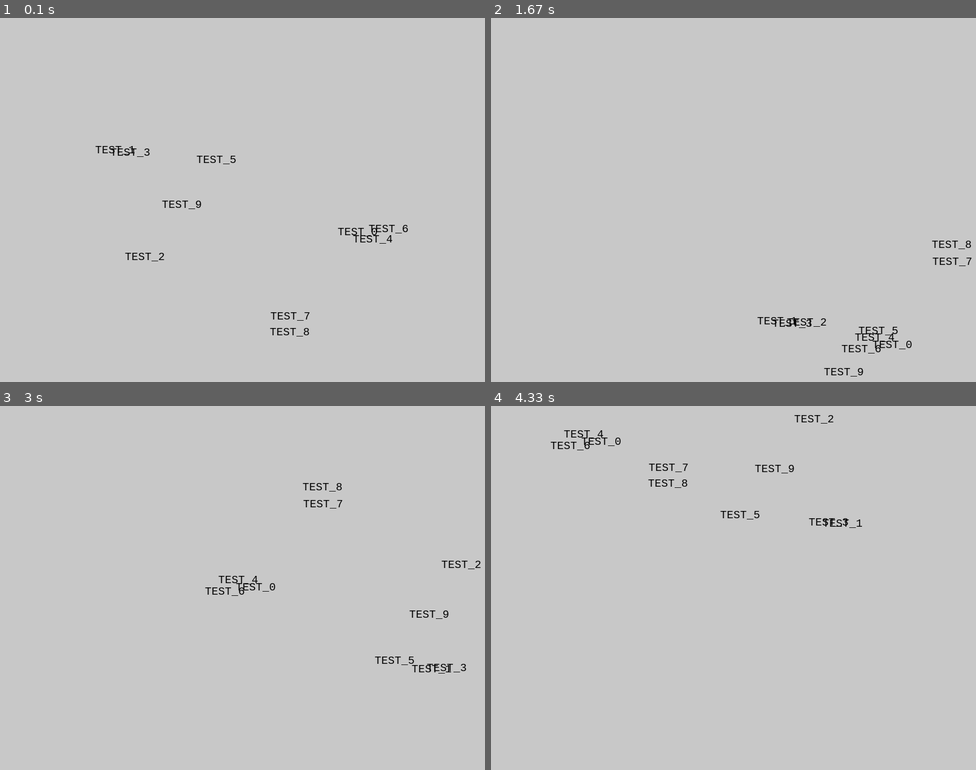
Above: before the commit, frames 1-4 (two rows, left to right).
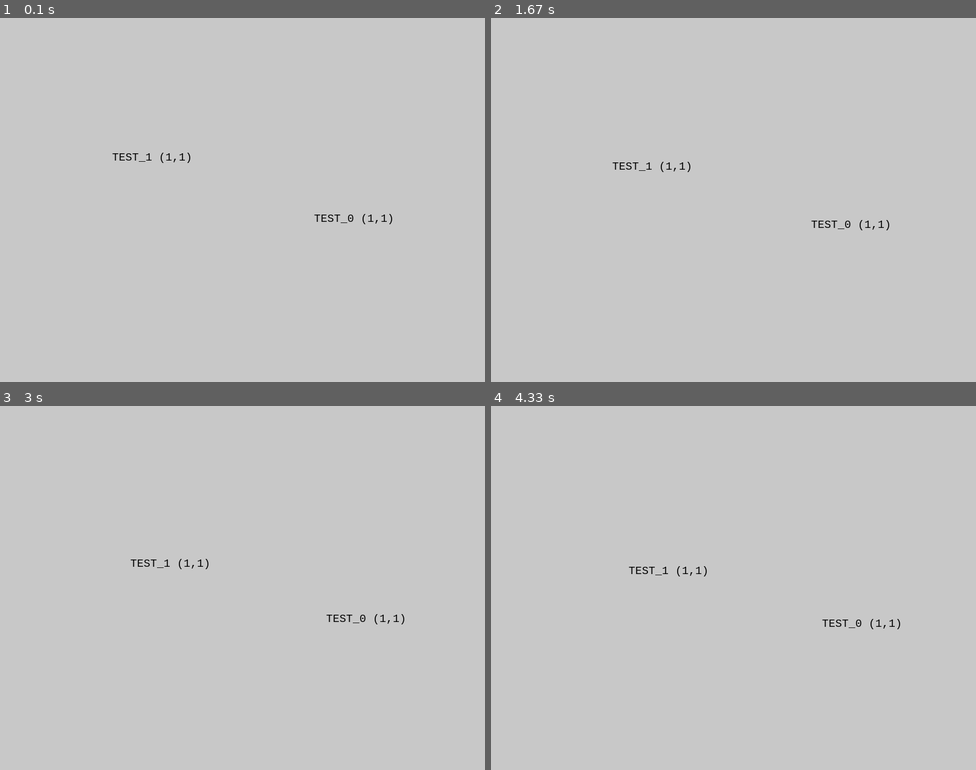
Above: after the commit, the same moments.

Repository: BlackGn0m/PyGameLearn
Game: pygame game, started from TestSpriteAndGroup.py
Same seed, same stepped clock (60 frames per second), same inputs: the game is played once before the commit and once after it.
Inputs:
- Up to frame 1 (0.1 s): no input
- Up to frame 2 (1.67 s): tap Space at 0.33, 0.73, 1.03, 1.23, 1.57 s
- Up to frame 3 (3 s): tap Space at 1.87, 2.07, 2.37, 2.63, 2.97 s
- Up to frame 4 (4.33 s): tap Space at 3.27, 3.4, 3.8, 4.1 s

The runs differ from the first frame. In frame 1, 0.8% of the frame differs, in the area x 19-85%, y 35-88%; in frame 2, 0.8%; in frame 3, 0.8%, in the area x 26-100%, y 21-74%; in frame 4, 0.8%.

Commit message:
Method DetectCollision requires improvement

Diff:
--- a/TestSpriteAndGroup.py
+++ b/TestSpriteAndGroup.py
@@ -5,22 +5,39 @@
 BASE_HEIGHT = 600
 
 
+def isPositiv(x):
+    if x >= 0:
+        return 1
+    else:
+        return 0
+
+
 class TestSprite(pygame.sprite.Sprite):
     def __init__(self, x, y, dx, dy, text='test sprite'):
         pygame.sprite.Sprite.__init__(self)
         self._dx = dx
         self._dy = dy
+        self._text = text
+        self._buildTxt(x, y)
+
+    def _buildTxt(self, x, y):
         font = pygame.font.SysFont('Consolas', 20)
-        self.image = font.render(text, True, (0, 0, 0))
+        txt = f'{self._text} ({isPositiv(self._dx)},{isPositiv(self._dy)})'
+        self.image = font.render(txt, True, (0, 0, 0))
         self.rect = self.image.get_rect(topleft=(x, y))
 
     def update(self):
+        rbt = False
         if self.rect.x + self._dx < 0 or \
                 (self.rect.x + self.rect.width) + self._dx > BASE_WIDTH:
             self._dx *= -1
+            rbt = True
         if self.rect.y + self._dy < 0 or \
                 (self.rect.y + self.rect.height) + self._dy > BASE_HEIGHT:
             self._dy *= -1
+            rbt = True
+        if rbt:
+            self._buildTxt(self.rect.x, self.rect.y)
         self.rect.x += self._dx
         self.rect.y += self._dy
 
@@ -32,14 +49,60 @@
     def speed(self, newvalue):
         self._dx = newvalue[0]
         self._dy = newvalue[1]
+        self._buildTxt(self.rect.x, self.rect.y)
+
+    def invertDx(self):
+        self._dx = -self._dx
+        self._buildTxt(self.rect.x, self.rect.y)
+
+    def invertDy(self):
+        self._dy = -self._dy
+        self._buildTxt(self.rect.x, self.rect.y)
 
 
 def detectCollision(group):
+    # processed = []
     for sp in group:
         collist = pygame.sprite.spritecollide(sp, group, False)
         for cs in collist:
             if cs is sp:
                 continue
+            # RightBottom (LeftToRight or TopToBottom)
+            if cs.rect.collidepoint(sp.rect.right, sp.rect.bottom):
+                if abs(cs.rect.left - sp.rect.right) > abs(
+                        cs.rect.top - sp.rect.bottom):  # LeftToRight
+                    sp.invertDx()
+                    continue
+                else:  # TopToBottom
+                    sp.invertDy()
+                    continue
+            # RightTop (LeftToRight or BottomToTop)
+            if cs.rect.collidepoint(sp.rect.right, sp.rect.top):
+                if abs(cs.rect.left - sp.rect.right) > abs(
+                        cs.rect.bottom - sp.rect.top):  # LeftToRight
+                    sp.invertDx()
+                    continue
+                else:  # BottomToTop
+                    sp.invertDy()
+                    continue
+            # LeftTop (RightToLeft or BottomToTop)
+            if cs.rect.collidepoint(sp.rect.left, sp.rect.top):
+                if abs(cs.rect.right - sp.rect.left) > abs(
+                        cs.rect.bottom - sp.rect.top):  # RightToLeft
+                    sp.invertDx()
+                    continue
+                else:  # BottomToTop
+                    sp.invertDy()
+                    continue
+            # LeftBottom (RightToLeft or TopToBottom)
+            if cs.rect.collidepoint(sp.rect.left, sp.rect.bottom):
+                if abs(cs.rect.right - sp.rect.left) > abs(
+                        cs.rect.top - sp.rect.bottom):  # RightToLeft
+                    sp.invertDx()
+                    continue
+                else:  # TopToBottom
+                    sp.invertDy()
+                    continue
 
     pass
 
@@ -50,10 +113,10 @@
     pygame.display.set_caption('Sprite and Group test')
     clock = pygame.time.Clock()
     sg = pygame.sprite.Group()
-    for i in range(10):
-        x = random.randint(100, BASE_WIDTH - 100)
-        y = random.randint(100, BASE_HEIGHT - 100)
-        ts = TestSprite(x, y, 3, 3, f'TEST_{i}')
+    for i in range(2):
+        x = random.randint(150, BASE_WIDTH - 150)
+        y = random.randint(150, BASE_HEIGHT - 150)
+        ts = TestSprite(x, y, i+2, i+2, f'TEST_{i}')
         sg.add(ts)
 
     while True:
@@ -61,13 +124,18 @@
             if event.type == pygame.QUIT:
                 pygame.quit()
                 return
-            if event.type == pygame.KEYDOWN and event.key == pygame.K_ESCAPE:
-                pygame.quit()
-                return
+            if event.type == pygame.KEYDOWN:
+                if event.key == pygame.K_ESCAPE:
+                    pygame.quit()
+                    return
+                if event.key == pygame.K_SPACE:
+                    sg.update()
+                    detectCollision(sg)
+                    # sg.update()
+
         display.fill((200, 200, 200))
         sg.draw(display)
-        detectCollision(sg)
-        sg.update()
+
         pygame.display.update()
         clock.tick(60)
 
